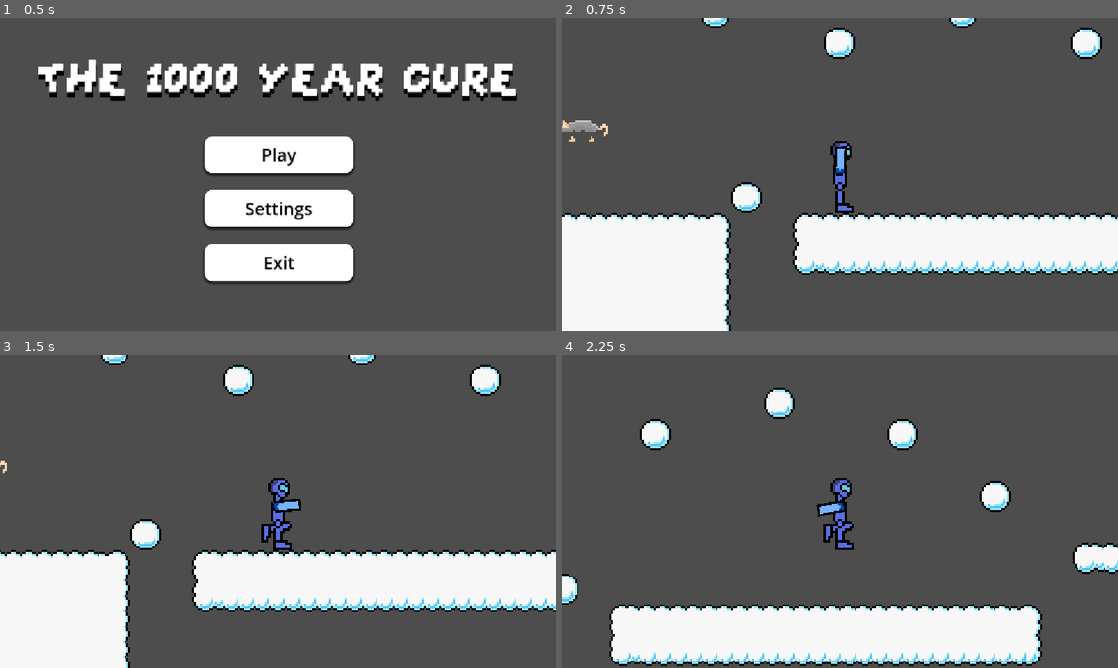
Above: before the commit, frames 1-4 (two rows, left to right).
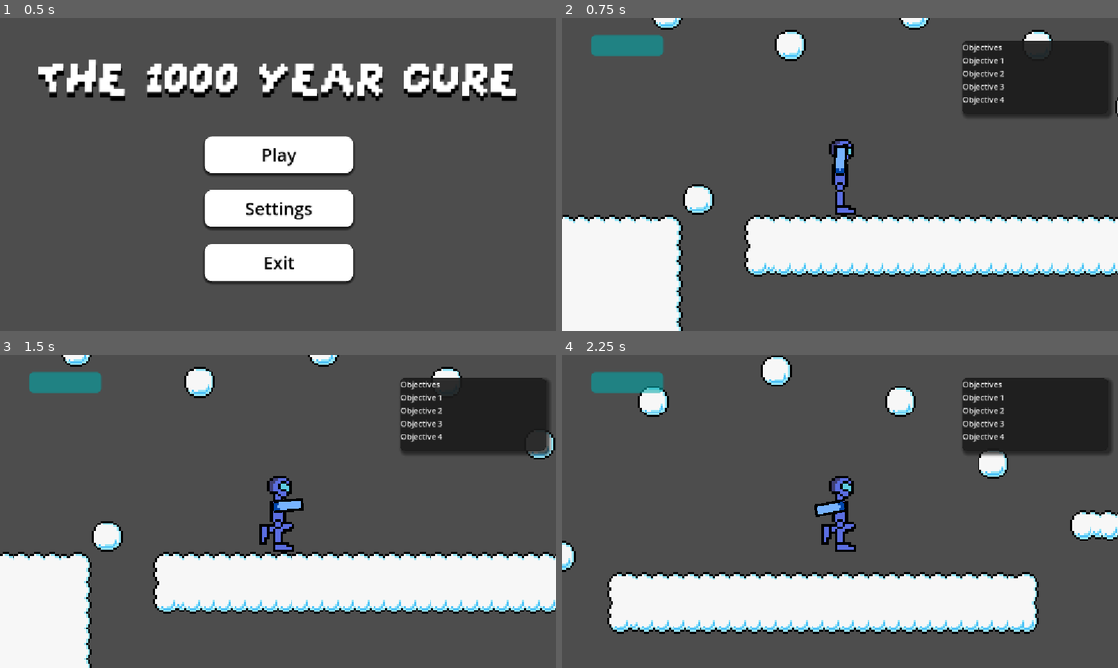
Above: after the commit, the same moments.

Repository: Milo-Griffiths/GameJam-Time
Game: Godot game, scene res://scenes/main.tscn
Two runs of this game, one before a commit and one after it. Both use one fixed random seed, a clock stepped at 60 frames per second and the inputs below. The engine's default icon, where the game draws it, is replaced by a stand-in: a white triangle on a blue panel in a dark square.
Inputs (mouse positions are in pixels of both pictures, inside the frame that each line leads up to):
- Up to frame 1 (0.5 s): no input
- Up to frame 2 (0.75 s): click "Play" at 0.5 s
- Up to frame 3 (1.5 s): tap Enter at 1.25 s; move the mouse to (400, 495) at 1.27 s; hold Right (right) from 1.28 s (still down); hold Q (Interact) from 1.28 s (still down)
- Up to frame 4 (2.25 s): keep holding Right (right); tap Up (up) at 1.52 s; move the mouse to (728, 527) at 2.02 s; release Q (Interact) at 2.03 s; click (728, 527) at 2.1 s

Frame 1 is identical in both runs. In frame 2, 18% of the frame differs, in the area x 0-100%, y 0-100%; in frame 3, 18%; in frame 4, 31%.
Error before the commit: Invalid access to property or key 'position' on a base object of type 'null instance'. (res://assets/scripts/rat.gd:33)

Commit message:
Built UI

Diff:
--- a/assets/scripts/interactable.gd
+++ b/assets/scripts/interactable.gd
@@ -4,7 +4,7 @@
 signal interactingdist
 signal non_interact
 const interactionDist = 32
-var player: CharacterBody2D =  $"../player".get_node("Player")
+var player: CharacterBody2D =  $"..".get_node("player")
 
 func _process(delta: float) -> void:
 	var deltaD  = (Vector2)($".".transform.position - player.Position)
--- a/scenes/UI/player_ui.tscn
+++ b/scenes/UI/player_ui.tscn
@@ -1,6 +1,7 @@
 [gd_scene format=3 uid="uid://wiyrhm8fwxox"]
 
 [ext_resource type="Script" uid="uid://dmahjb457dsuw" path="res://assets/scripts/BatteryTimer.gd" id="1_lwipk"]
+[ext_resource type="PackedScene" uid="uid://ck4w6t8ko18lw" path="res://scenes/UI/objective_ui.tscn" id="2_50a1s"]
 
 [sub_resource type="CanvasItemMaterial" id="CanvasItemMaterial_5m0x8"]
 
@@ -19,10 +20,17 @@
 anchors_preset = 5
 anchor_left = 0.5
 anchor_right = 0.5
-offset_left = -548.0
-offset_top = 31.0
-offset_right = -459.0
-offset_bottom = 58.0
+offset_left = -573.0
+offset_top = 34.0
+offset_right = -484.0
+offset_bottom = 61.0
 grow_horizontal = 2
 show_percentage = false
 script = ExtResource("1_lwipk")
+
+[node name="objective_ui" parent="." unique_id=905169599 instance=ExtResource("2_50a1s")]
+layout_mode = 1
+offset_left = 239.0
+offset_top = 6.0
+offset_right = 239.0
+offset_bottom = 6.0
--- a/scenes/levels/Level1.tscn
+++ b/scenes/levels/Level1.tscn
@@ -6902,6 +6902,7 @@
 position = Vector2(465, -45)
 startbackwards = true
 
-[node name="player2" parent="." unique_id=1097559639 instance=ExtResource("2_j08sa")]
-position = Vector2(1004.99994, 69)
-scale = Vector2(5, 5)
+[node name="player" parent="." unique_id=1097559639 instance=ExtResource("2_j08sa")]
+position = Vector2(1094, 64)
+SPEED = 300.0
+JUMP_VELOCITY = -400.0
--- a/scenes/player.tscn
+++ b/scenes/player.tscn
@@ -300,6 +300,9 @@
 [node name="Camera2D" type="Camera2D" parent="." unique_id=980265435]
 
 [node name="Player_UI" parent="Camera2D" unique_id=1594529095 instance=ExtResource("10_y4r1p")]
+offset_transform_enabled = true
+offset_transform_position = Vector2(80, -65)
+offset_transform_scale = Vector2(0.3, 0.3)
 
 [node name="gun" type="Node2D" parent="." unique_id=1199234887]
 position = Vector2(0, -2)
